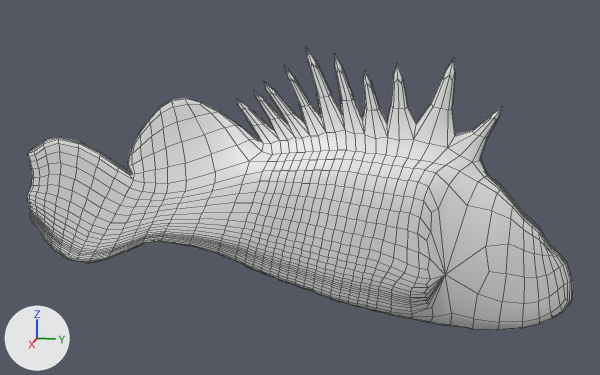
Before and after pictures for a commit that changed the FBX model Assets/RESOURCES/Models/Pez leon.fbx.
One viewpoint serves both versions: a 50 mm camera at (5.9, 1.38, 1.45) aimed at (-0.02, 0.2, -0.03). The lights are fixed; the arrows at lower left show +X, +Y and +Z. Mesh edges are drawn as thin lines. Where no turn or scale is listed for an object, it has been applied to the vertices.

The older version as bpy lines, for what is in view:
```python
mat_material = principled_material('Material')
mat_material.base_color = (0.8, 0.8, 0.8)  # white #e7e7e7
me_mesh = bpy.data.meshes.new('Mesh')
me_mesh.from_pydata(...)  # 2412 vertices, 2410 faces; spans x -0.37..0.37, y -2.02..2.2, z -1.02..1.01
me_mesh.materials.append(mat_material)  # white #e7e7e7
ob_cube = bpy.data.objects.new('Cube', me_mesh)
ob_cube.location = (0.0, 0.0, 0.0)
```
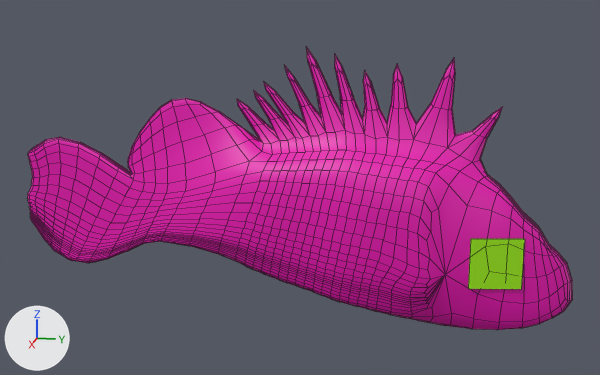
The newer file is also turned or shifted as a whole; pictures and numbers use the older file's frame.

Edits to the bpy script that builds the scene:
```text
Change mat_material:
    mat_material.base_color: (0.8, 0.8, 0.8) -> (0.8, 0.0, 0.439)  # white #e7e7e7 -> pink #e700b1
Add mat_material_003:
    mat_material_003 = principled_material('Material.003')
    mat_material_003.base_color = (0.321, 0.8, 0.0)  # green #9ae700
Add me_plane_002:
    me_plane_002.from_pydata([(0.257, 1.46, -0.27), (0.262, 1.46, -0.638), (0.181, 1.828, -0.27), (0.191, 1.828, -0.638), (-0.257, 1.46, -0.27), (-0.262, 1.46, -0.638), (-0.181, 1.828, -0.27), (-0.191, 1.828, -0.638)], [], [(0, 1, 3, 2), (4, 6, 7, 5)])
    me_plane_002.materials.append(mat_material_003)  # green #9ae700
Add ob_plane:
    ob_plane = bpy.data.objects.new('Plane', me_plane_002)
    ob_plane.location = (0.0, 0.0, 0.0)
```

Changed parts and their boxes [x1, y1, x2, y2] in the pictures (600 x 375 px):
'Cube', recoloured (white to pink): [27, 46, 573, 330] in both
'Plane', added (green): after [468, 239, 525, 289]
